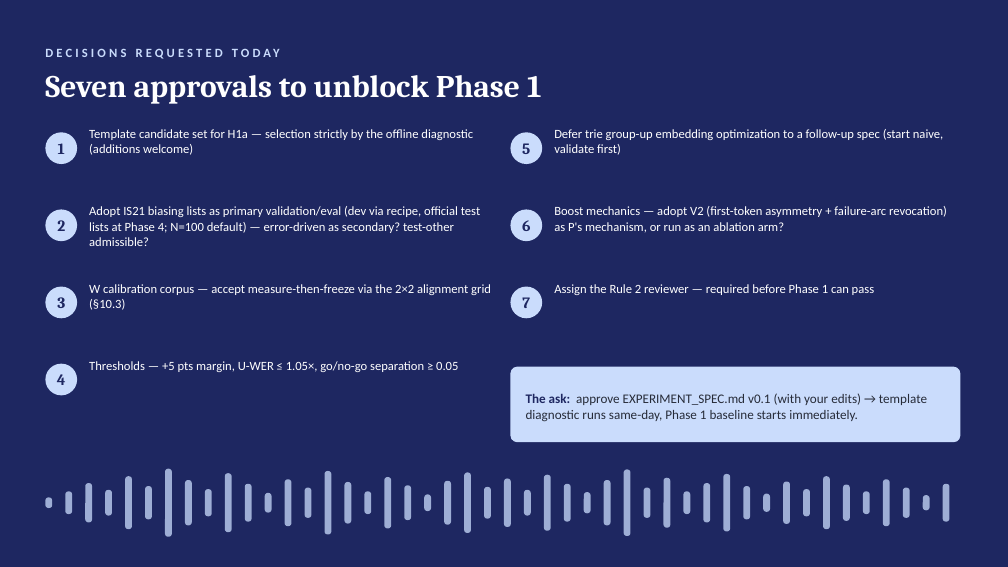
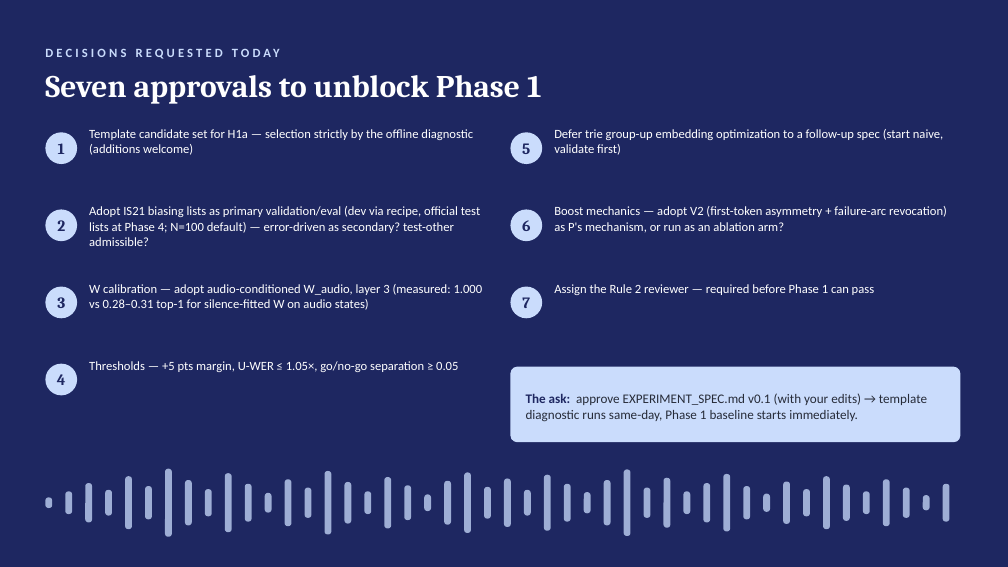
Before and after one commit to MuruganR96/Semantic_Whisper_CB, a slide deck: slide 15 of phase0_spec_review.pptx (slide 14 before the commit). Drawn at 1008x567 pixels with LibreOffice and Linux fonts; fonts in the diff are those of the drawing. Boxes give left, top, right and bottom in pixels: in the first picture for what was removed or moved away, otherwise in the second. Text is boxed around its words. In the diff, an @@ line names an element or a change of style, - is before the commit and + after.

```diff
--- a/phase0_spec_review.pptx
+++ b/phase0_spec_review.pptx
@@ text at [89,284,483,310]: text changed @@
-W calibration corpus — accept measure-then-freeze via the 2×2 alignment grid (§10.3)
+W calibration — adopt audio-conditioned W_audio, layer 3 (measured: 1.000 vs 0.28–0.31 top-1 for silence-fitted W on audio states)
```
Also in this commit, not shown: 1 other slide changed, 1 slide added, 6 other files.
